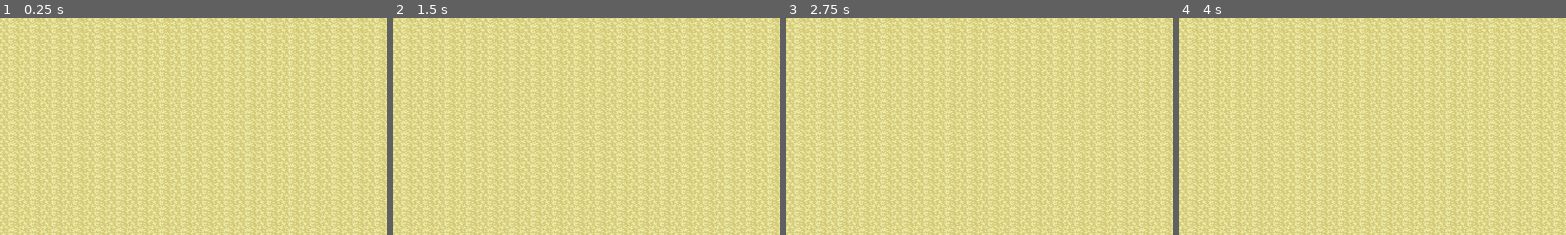
Above: before the commit, frames 1-4 (left to right).
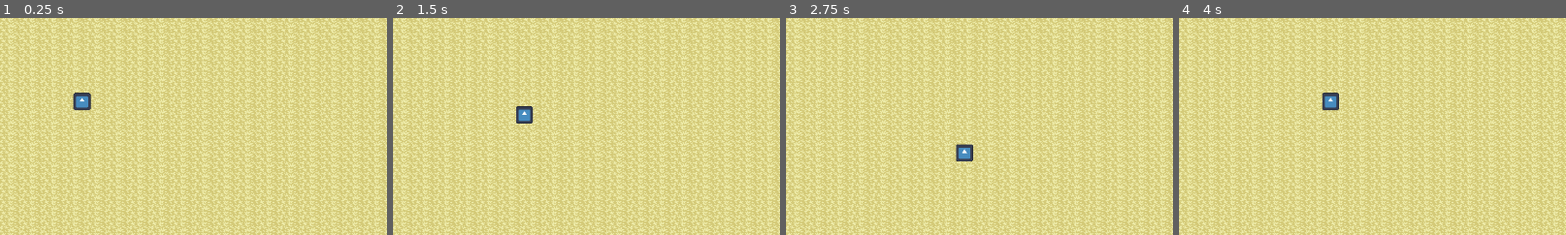
Above: after the commit, the same moments.

Repository: Johardt/farworld
Game: Godot game, scene res://scenes/main.tscn
Same seed, same stepped clock (60 frames per second), same inputs: the game is played once before the commit and once after it. The engine's default icon, where the game draws it, is replaced by a stand-in: a white triangle on a blue panel in a dark square.
Inputs:
- Up to frame 1 (0.25 s): no input
- Up to frame 2 (1.5 s): tap Enter at 0.5 s; hold D (right, bound only after the commit) 0.53-1.28 s; hold S (down, bound only after the commit) from 1.28 s (still down)
- Up to frame 3 (2.75 s): release S (down, bound only after the commit) at 2.03 s; hold D (right, bound only after the commit) from 2.03 s (still down)
- Up to frame 4 (4 s): release D (right, bound only after the commit) at 2.78 s; hold W (up, bound only after the commit) 2.78-3.53 s; hold A (left, bound only after the commit) from 3.53 s (still down)
The pictures show only the part of the screen within x 0-50%, y 2-52%; the shares and areas given below are measured in that part.

The runs differ from the first frame. In frame 1, 0.4% of the frame differs, in the area x 18-24%, y 34-43%; in frame 2, 0.4%; in frame 3, 0.4%; in frame 4, 0.4%.

Commit message:
Add character movement script
Manual movement for now

Diff:
--- a/project.godot
+++ b/project.godot
@@ -15,8 +15,32 @@
 config/features=PackedStringArray("4.6", "Mobile")
 config/icon="res://icon.svg"
 
+[input]
+
+left={
+"deadzone": 0.2,
+"events": [Object(InputEventKey,"resource_local_to_scene":false,"resource_name":"","device":-1,"window_id":0,"alt_pressed":false,"shift_pressed":false,"ctrl_pressed":false,"meta_pressed":false,"pressed":false,"keycode":0,"physical_keycode":65,"key_label":0,"unicode":97,"location":0,"echo":false,"script":null)
+]
+}
+right={
+"deadzone": 0.2,
+"events": [Object(InputEventKey,"resource_local_to_scene":false,"resource_name":"","device":-1,"window_id":0,"alt_pressed":false,"shift_pressed":false,"ctrl_pressed":false,"meta_pressed":false,"pressed":false,"keycode":0,"physical_keycode":68,"key_label":0,"unicode":100,"location":0,"echo":false,"script":null)
+]
+}
+up={
+"deadzone": 0.2,
+"events": [Object(InputEventKey,"resource_local_to_scene":false,"resource_name":"","device":-1,"window_id":0,"alt_pressed":false,"shift_pressed":false,"ctrl_pressed":false,"meta_pressed":false,"pressed":false,"keycode":0,"physical_keycode":87,"key_label":0,"unicode":119,"location":0,"echo":false,"script":null)
+]
+}
+down={
+"deadzone": 0.2,
+"events": [Object(InputEventKey,"resource_local_to_scene":false,"resource_name":"","device":-1,"window_id":0,"alt_pressed":false,"shift_pressed":false,"ctrl_pressed":false,"meta_pressed":false,"pressed":false,"keycode":0,"physical_keycode":83,"key_label":0,"unicode":115,"location":0,"echo":false,"script":null)
+]
+}
+
 [physics]
 
+common/physics_ticks_per_second=30
 3d/physics_engine="Jolt Physics"
 
 [rendering]
--- a/scenes/main.tscn
+++ b/scenes/main.tscn
@@ -1,6 +1,10 @@
 [gd_scene format=4 uid="uid://b418qo0rtv2c4"]
 
 [ext_resource type="TileSet" uid="uid://b36gqydo4gj1w" path="res://tilesets/default.tres" id="1_o5qli"]
+[ext_resource type="Texture2D" uid="uid://bse5i2tx77xiq" path="res://icon.svg" id="2_0wfyh"]
+[ext_resource type="Script" uid="uid://bw0pdp1h3ho4h" path="res://scripts/character_body_2d.gd" id="2_sugp2"]
+
+[sub_resource type="CapsuleShape2D" id="CapsuleShape2D_o5qli"]
 
 [node name="Node" type="Node" unique_id=972001344]
 editor_description = "Root Node"
@@ -13,3 +17,17 @@
 
 [node name="Camera2D" type="Camera2D" parent="." unique_id=996386316]
 position = Vector2(576, 326)
+
+[node name="CharacterBody2D" type="CharacterBody2D" parent="." unique_id=877014362]
+position = Vector2(122, 138)
+disable_mode = 1
+motion_mode = 1
+platform_on_leave = 2
+script = ExtResource("2_sugp2")
+
+[node name="CollisionShape2D" type="CollisionShape2D" parent="CharacterBody2D" unique_id=919040002]
+shape = SubResource("CapsuleShape2D_o5qli")
+
+[node name="Sprite2D" type="Sprite2D" parent="CharacterBody2D" unique_id=806658521]
+scale = Vector2(0.2, 0.2)
+texture = ExtResource("2_0wfyh")
--- /dev/null
+++ b/scripts/character_body_2d.gd
@@ -0,0 +1,11 @@
+extends CharacterBody2D
+
+const SPEED = 1
+
+func _physics_process(delta: float) -> void:
+	var direction_x := Input.get_axis("left", "right")
+	var direction_y := Input.get_axis("up", "down")
+	var speed = SPEED * (delta * 100)
+
+	var motion = Vector2(direction_x, direction_y).normalized() * speed
+	move_and_collide(motion)
--- /dev/null
+++ b/tilesets/sprites.tres
@@ -0,0 +1,4 @@
+[gd_resource type="TileSet" format=3 uid="uid://chbteh7kusndn"]
+
+[resource]
+tile_size = Vector2i(32, 32)
Not shown, added: scripts/character_body_2d.gd.uid
